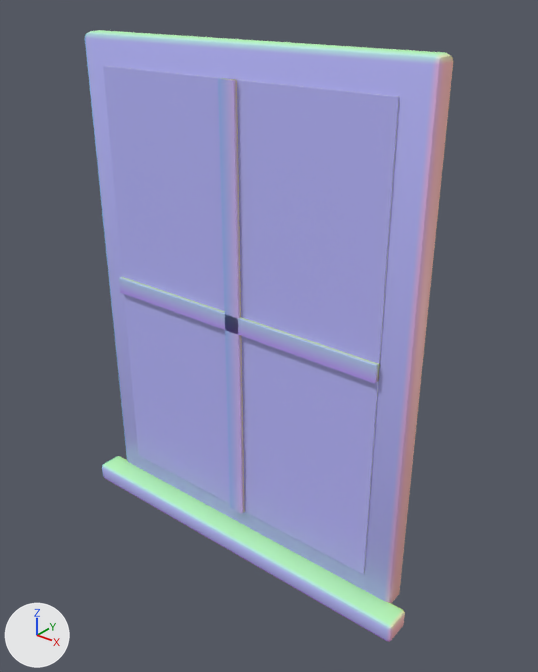
A saved change to the glTF model game/art3d/set/parlour_window.glb.
Rendered twice from a 50 mm camera at (1.029, -1.194, 1.316) aimed at (0.064, 0.011, 0.569). Arrows for +X, +Y and +Z are at lower left; the lights stay in place. The first picture is the older version. Vertices at exactly the same position are counted once.

In view in the first picture: 'parlour_window'.
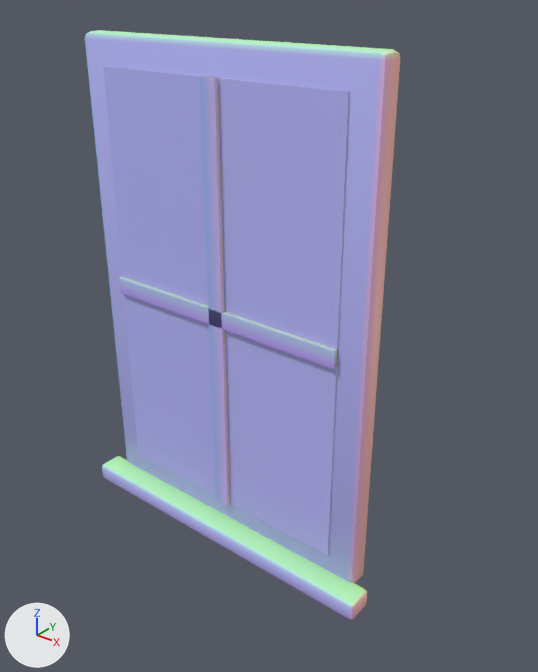
The newer file is also turned or shifted as a whole; pictures and numbers use the older file's frame.

Where the change shows, as pixel boxes [x1, y1, x2, y2] in the pictures (538 x 672 px; the box of a moved part takes in the faces that stretch with it):
'parlour_window', reshaped (14% narrower)
    before: [85, 30, 453, 642]
    after: [85, 30, 400, 620]
part 1 of me_parlour_window, moved or reshaped
    before: [218, 78, 245, 513]
    after: [200, 76, 230, 506]
part 2 of me_parlour_window, moved or reshaped
    before: [103, 456, 405, 642]
    after: [103, 456, 367, 620]
part 3 of me_parlour_window, moved or reshaped
    before: [198, 49, 453, 603]
    after: [198, 49, 400, 583]
part 4 of me_parlour_window, moved or reshaped
    before: [119, 277, 380, 383]
    after: [119, 277, 338, 369]

The edits, one by one:
me_parlour_window is used by ob_parlour_window; location (0.0, 0.0, 0.0).
Before the commit, vertices of me_parlour_window: 73 (0.38, -0.03, 0.58) at pixel (378, 380), 74 (0.38, -0.03, 0.62) at pixel (379, 363), 77 (0.38, -0.045, 0.58) at pixel (374, 383), 78 (0.38, -0.045, 0.62) at pixel (375, 365).
me_parlour_window had 136 vertices, 252 faces and spanned x -0.49..0.49, y -0.09..0.03, z -0.03..1.2.
me_parlour_window now has 136 vertices, 252 faces and spans x -0.49..0.39, y -0.09..0.03, z -0.03..1.2.
me_parlour_window part 1: the loose piece of 8 vertices spanning x -0.02..0.02, y -0.045..-0.03, z 0.07..1.13 is moved by (-0.05, 0.0, 0.0).
me_parlour_window part 2: all 44 vertices in x 0.38..0.49, y -0.09..0.03, z -0.03..0.07 are moved by (-0.1, 0.0, 0.0).
me_parlour_window part 3: all 16 vertices in x 0.38..0.45, y -0.034..0.03, z 1.13..1.2 are moved by (-0.1, 0.0, 0.0).
Part 4, on me_parlour_window:
Vertices 73, 74, 77, 78 of me_parlour_window move by (-0.1, 0.0, 0.0).
